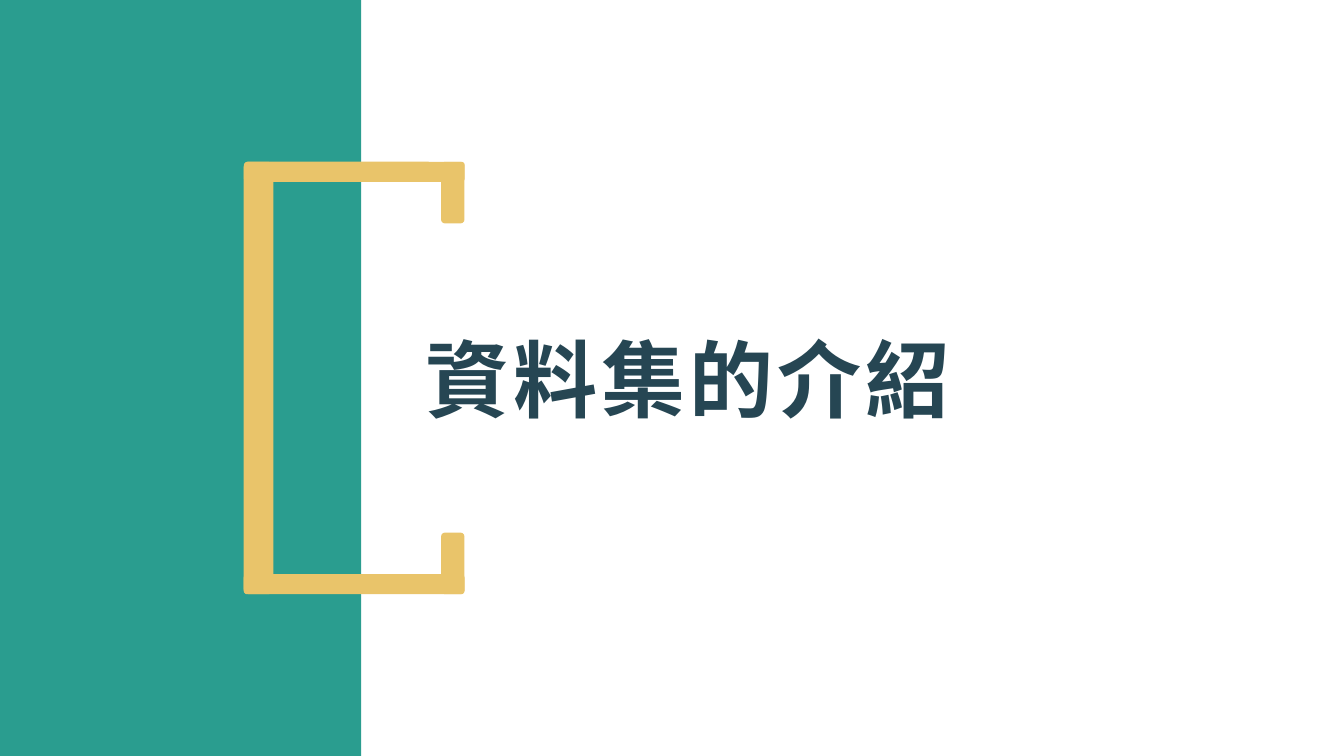
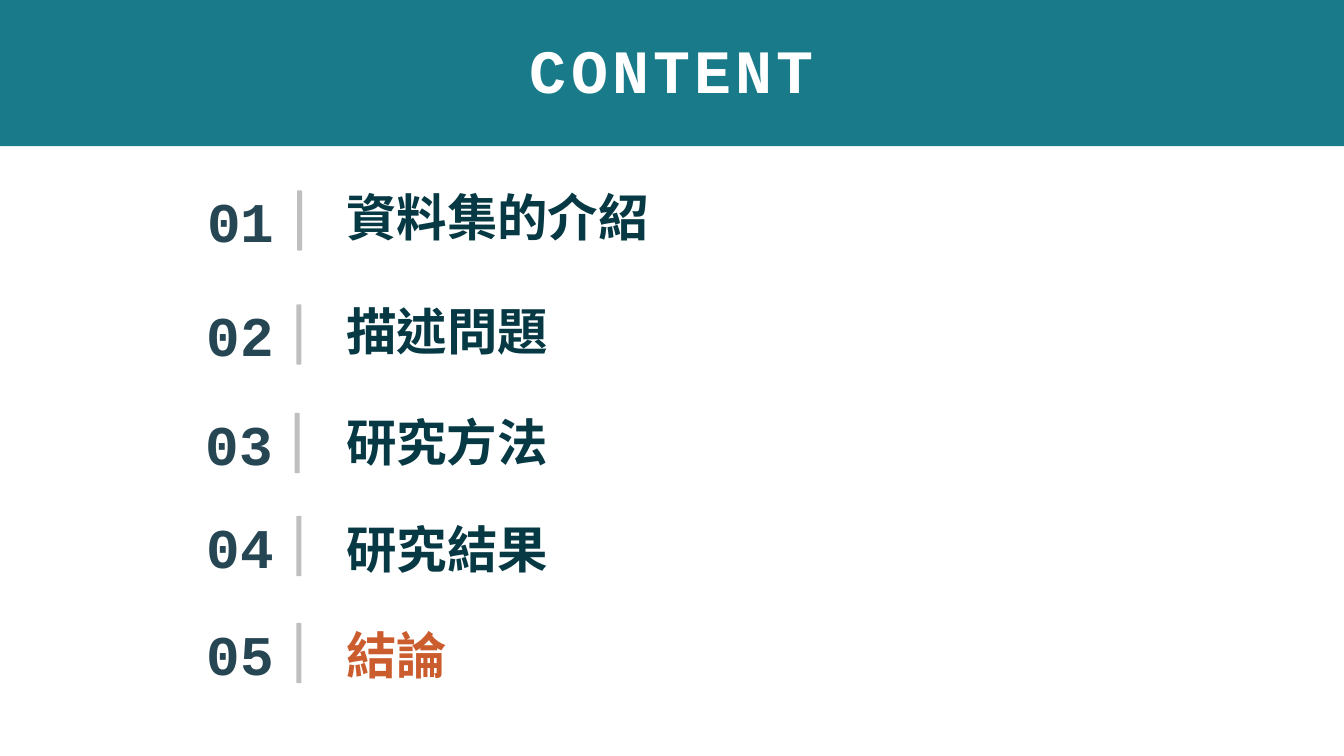
Before and after one commit to jhuangyahui/datamining, a slide deck: slide 18 of datamining.pptx (slide 3 before the commit). Drawn at 1344x756 pixels with LibreOffice and Linux fonts; fonts in the diff are those of the drawing. Boxes give left, top, right and bottom in pixels: in the first picture for what was removed or moved away, otherwise in the second. Text is boxed around its words. In the diff, an @@ line names an element or a change of style, - is before the commit and + after.

```diff
--- a/datamining.pptx
+++ b/datamining.pptx
@@ rectangle removed at (0,0,361,756) @@
@@ title added at (0,0,1344,146), fill #197A89, 44 pt, text #FFFFFF, bold @@
+CONTENT
@@ rounded rectangle removed at (244,161,465,181) @@
@@ rounded rectangle removed at (244,161,273,594) @@
@@ rounded rectangle removed at (442,161,465,223) @@
@@ text added at (207,204,274,243), 40 pt, text #264653, bold @@
+01
@@ rounded rectangle added at (297,191,302,251), fill #BFBFBF @@
@@ text "資料集的介紹": place and size @@
-text "資料集的介紹" at (425,338,950,419)
+text "資料集的介紹" at (346,193,648,241)
@@ text "資料集的介紹" at (346,193,648,241): size 60 to 36 pt, text colour #264653 to #063944, letter spacing 3 to 0 pt; line spacing 0.9 to 1; vertical alignment middle to top @@
@@ text added at (206,318,273,357), 40 pt, text #264653, bold @@
+02
@@ rounded rectangle added at (296,304,301,365), fill #BFBFBF @@
@@ text added at (346,307,548,355), 36 pt, text #063944, bold @@
+描述問題
@@ rounded rectangle added at (294,413,299,474), fill #BFBFBF @@
@@ text added at (346,417,548,466), 36 pt, text #063944, bold @@
+研究方法
@@ text added at (206,427,273,466), 40 pt, text #264653, bold @@
+03
@@ text added at (206,530,273,569), 40 pt, text #264653, bold @@
+04
@@ rounded rectangle added at (296,516,301,577), fill #BFBFBF @@
@@ text added at (346,525,548,573), 36 pt, text #063944, bold @@
+研究結果
@@ rounded rectangle removed at (442,532,465,594) @@
@@ rounded rectangle removed at (244,575,465,595) @@
@@ rounded rectangle added at (296,623,301,684), fill #BFBFBF @@
@@ text added at (206,637,273,676), 40 pt, text #264653, bold @@
+05
@@ text added at (346,631,447,679), 36 pt, text #CB5C2E, bold @@
+結論
```
Also in this commit, not shown: 8 other slides changed, 11 slides added, 3 slides removed, 11 other files.
